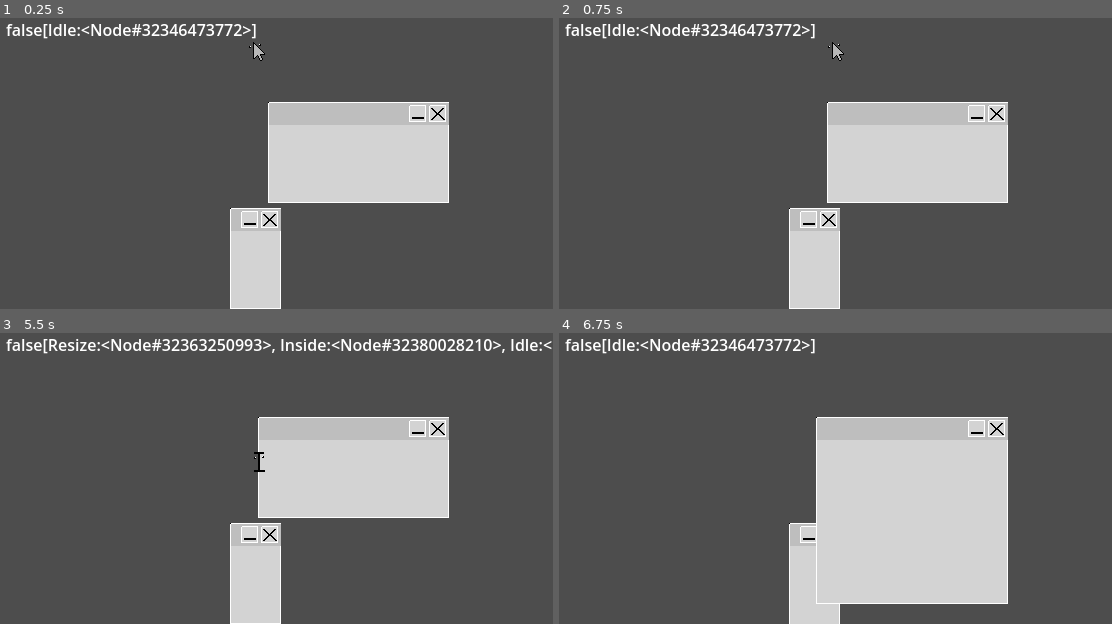
Above: before the commit, frames 1-4 (two rows, left to right).
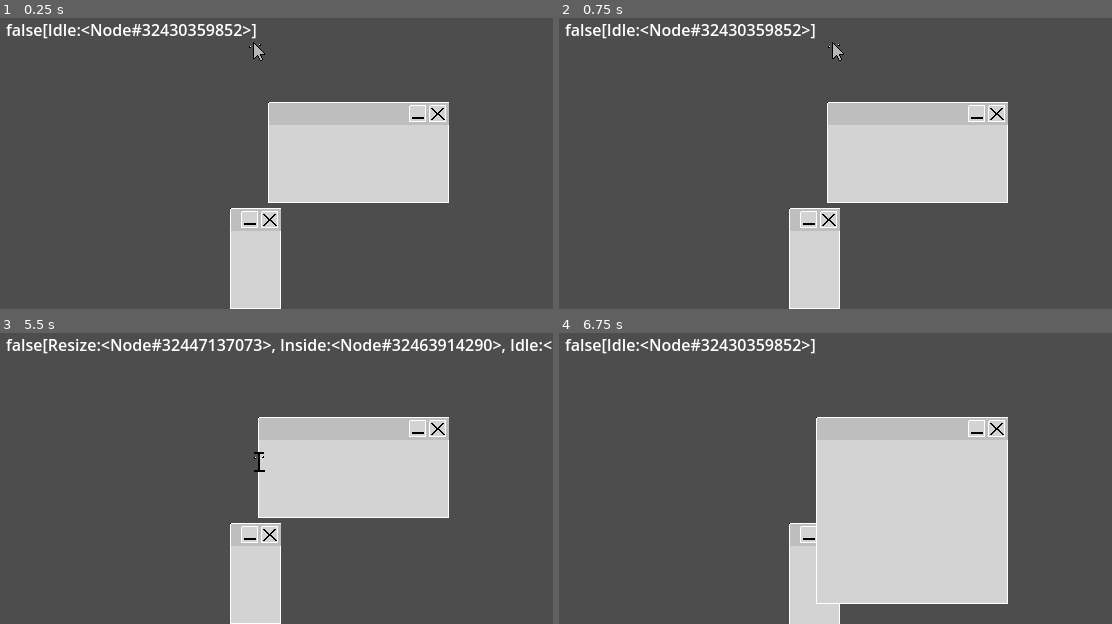
Above: after the commit, the same moments.

Repository: username123115/Clicky
Game: Godot game, scene res://intro.tscn
Same seed, same stepped clock (60 frames per second), same inputs: the game is played once before the commit and once after it.
Inputs:
- Up to frame 1 (0.25 s): no input
- Up to frame 2 (0.75 s): tap Enter at 0.5 s; hold L (move_right) from 0.53 s (still down); hold Z (grab) from 0.53 s (still down)
- Up to frame 3 (5.5 s): release L (move_right) at 1.28 s; release Z (grab) at 1.28 s; hold J (move_down) 1.28-2.03 s; tap Z (grab) at 1.35, 2.85, 4.35 s; tap Space at 2, 3.5 s; hold L (move_right) 2.03-2.78 s; hold Z (grab) 2.03-2.78 s; tap Enter at 2.75, 4.25 s; hold K (move_up) 2.78-3.53 s; hold Z (grab) 3.53-4.28 s; hold H (move_left) 3.53-5.03 s; hold J (move_down) from 5.03 s (still down); hold Z (grab) from 5.03 s (still down)
- Up to frame 4 (6.75 s): release J (move_down) at 5.78 s; release Z (grab) at 5.78 s; hold L (move_right) 5.78-6.53 s; tap Z (grab) at 5.85 s; tap Space at 6.5 s; hold K (move_up) from 6.53 s (still down); hold Z (grab) from 6.53 s (still down)

The runs differ from the first frame. In frame 1, 0.3% of the frame differs, in the area x 28-43%, y 2-7%; in frame 2, 0.3%; in frame 3, 0.6%, in the area x 32-88%, y 2-7%; in frame 4, 0.3%.

Commit message:
rename window_object -> window_extension and add methods for adding/removing extensions to window

Diff:
--- a/window/window.gd
+++ b/window/window.gd
@@ -4,7 +4,7 @@
 signal window_hide_changed(hiding)
 var extensions := []
 
-const WindowObject = preload("window_object.gd")
+const WindowExtension = preload("window_extension.gd")
 
 @export var init_height: int = 50
 @export var init_width: int = 50
@@ -63,6 +63,17 @@
 			global_position.y += value
 		height -= value
 
+func extension_add(extension : WindowExtension) -> void:
+	self.extensions.push_back(extension)
+	extension.window_hide_changed(hiding)
+	extension.window_size_changed(width, height)
+
+func extension_remove(extension : WindowExtension) -> void:
+	self.extensions.erase(extension)
+	if extension in get_children():
+		remove_child(extension)
+
+
 # Called when the node enters the scene tree for the first time.
 func _ready() -> void:
 	var r = RectangleShape2D.new()
@@ -75,7 +86,7 @@
 	area.connect("body_exited", _on_body_exited)
 
 	for child in get_children():
-		if child is WindowObject:
+		if child is WindowExtension:
 			print(child)
 			extensions.push_back(child)
 	for child in extensions:
--- a/window/window_button/window_button.gd
+++ b/window/window_button/window_button.gd
@@ -1,4 +1,4 @@
-extends "res://window/window_object.gd"
+extends "res://window/window_extension.gd"
 
 
 @onready var container : Area2D = $Container
@@ -33,7 +33,6 @@
 func window_hide_changed(hiding) -> void:
 	queue_redraw()
 
-	print("rea")
 	is_hiding = hiding
 	if is_hiding:
 		remove_child(container)
Renamed: window/window_object.gd -> window/window_extension.gd
